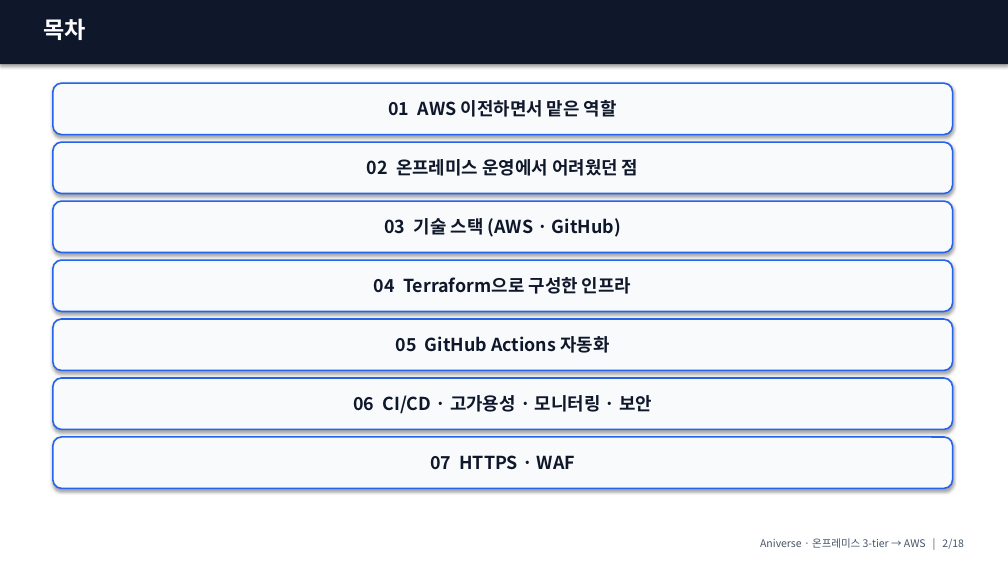
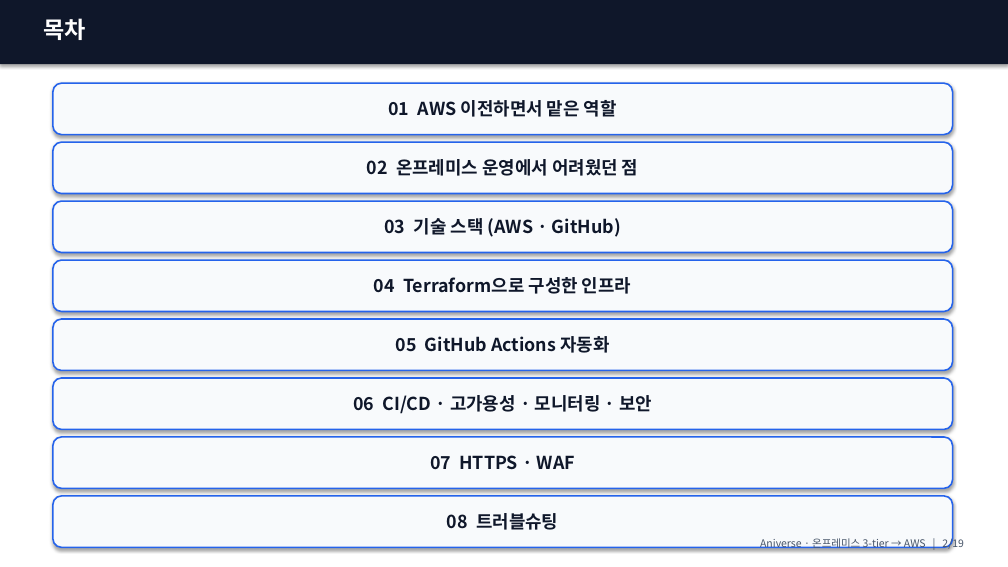
Before and after one commit to ho0215/anime-project-infra, a slide deck: slide 2 of docs/presentation/ppt/Aniverse_발표_강사용.pptx. Drawn at 1008x567 pixels with LibreOffice and Linux fonts; fonts in the diff are those of the drawing. Boxes give left, top, right and bottom in pixels: in the first picture for what was removed or moved away, otherwise in the second. Text is boxed around its words. In the diff, an @@ line names an element or a change of style, - is before the commit and + after.

```diff
--- a/docs/presentation/ppt/Aniverse_발표_강사용.pptx
+++ b/docs/presentation/ppt/Aniverse_발표_강사용.pptx
@@ rounded rectangle added at <box>53,496,953,547</box>, fill #F8FAFC, outline #2563EB 1.5 pt, 17 pt, text #0F172A, bold @@
+08 트러블슈팅
@@ text at <box>760,536,964,550</box>: text changed @@
-Aniverse · 온프레미스 3-tier → AWS | 2/18
+Aniverse · 온프레미스 3-tier → AWS | 2/19
```
Also in this commit, not shown: 16 other slides changed, 1 slide added, 4 other files.
